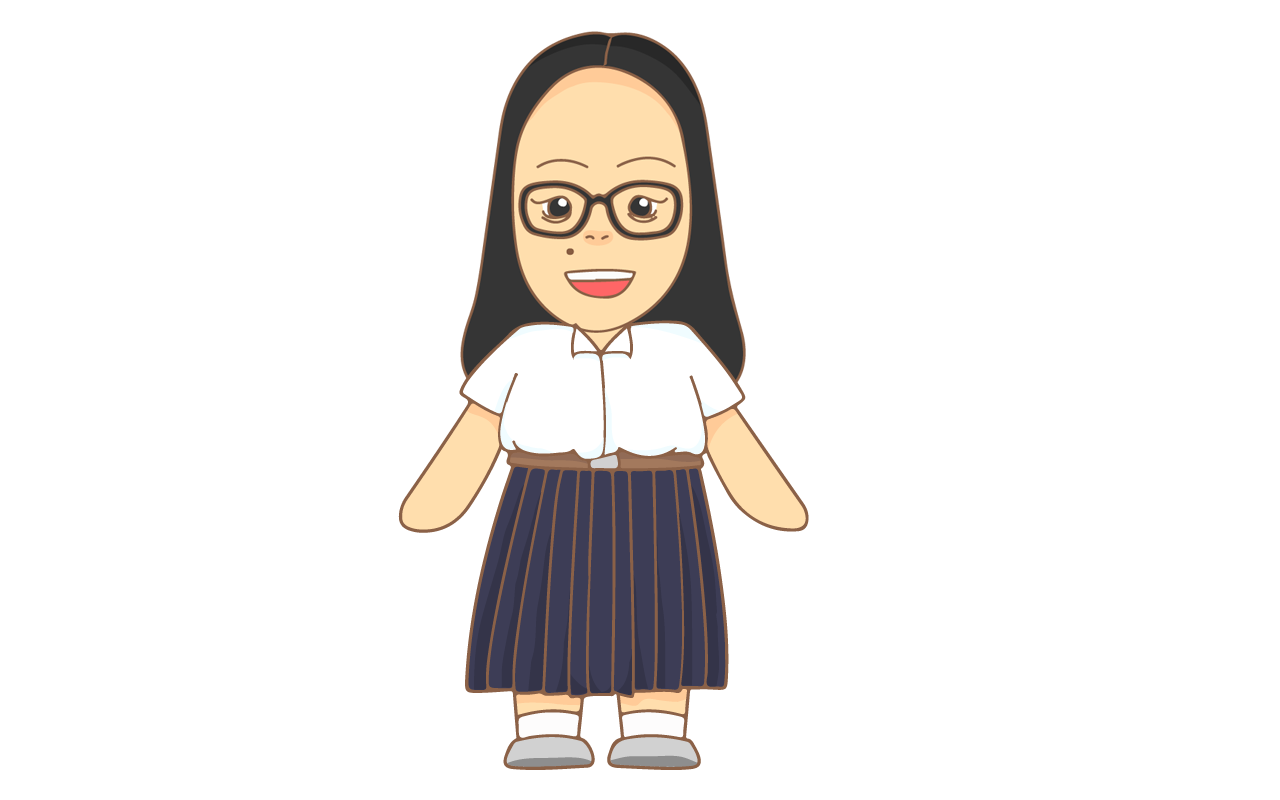
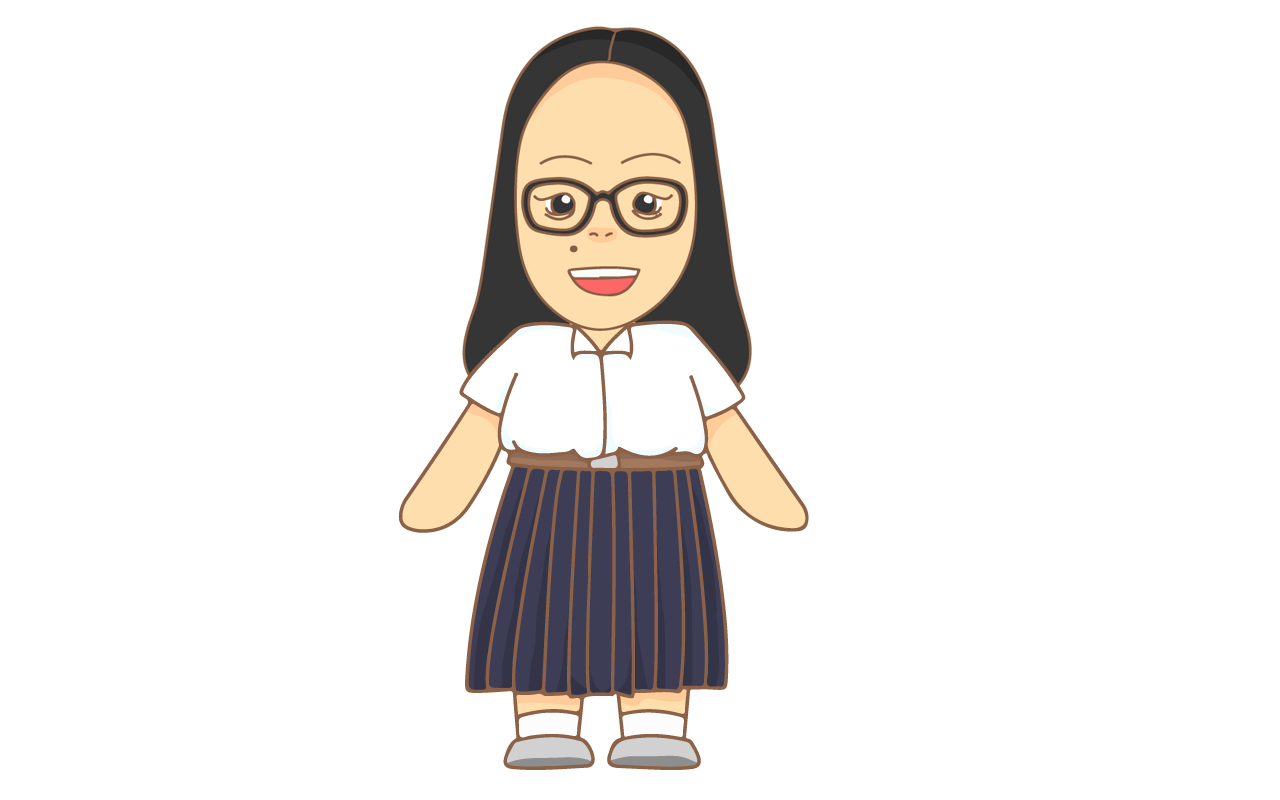
The second 1280 × 800 image is a revision of the first. Changes to its layers:
removed layer "Layer 9" over [402, 320, 806, 767]
added layer "Layer 10" above "Layer 11" over [402, 320, 806, 767]
removed layer "Layer 5" over [460, 31, 746, 422]
added layer "Layer 16" above "Layer 15" over [462, 26, 752, 421]
